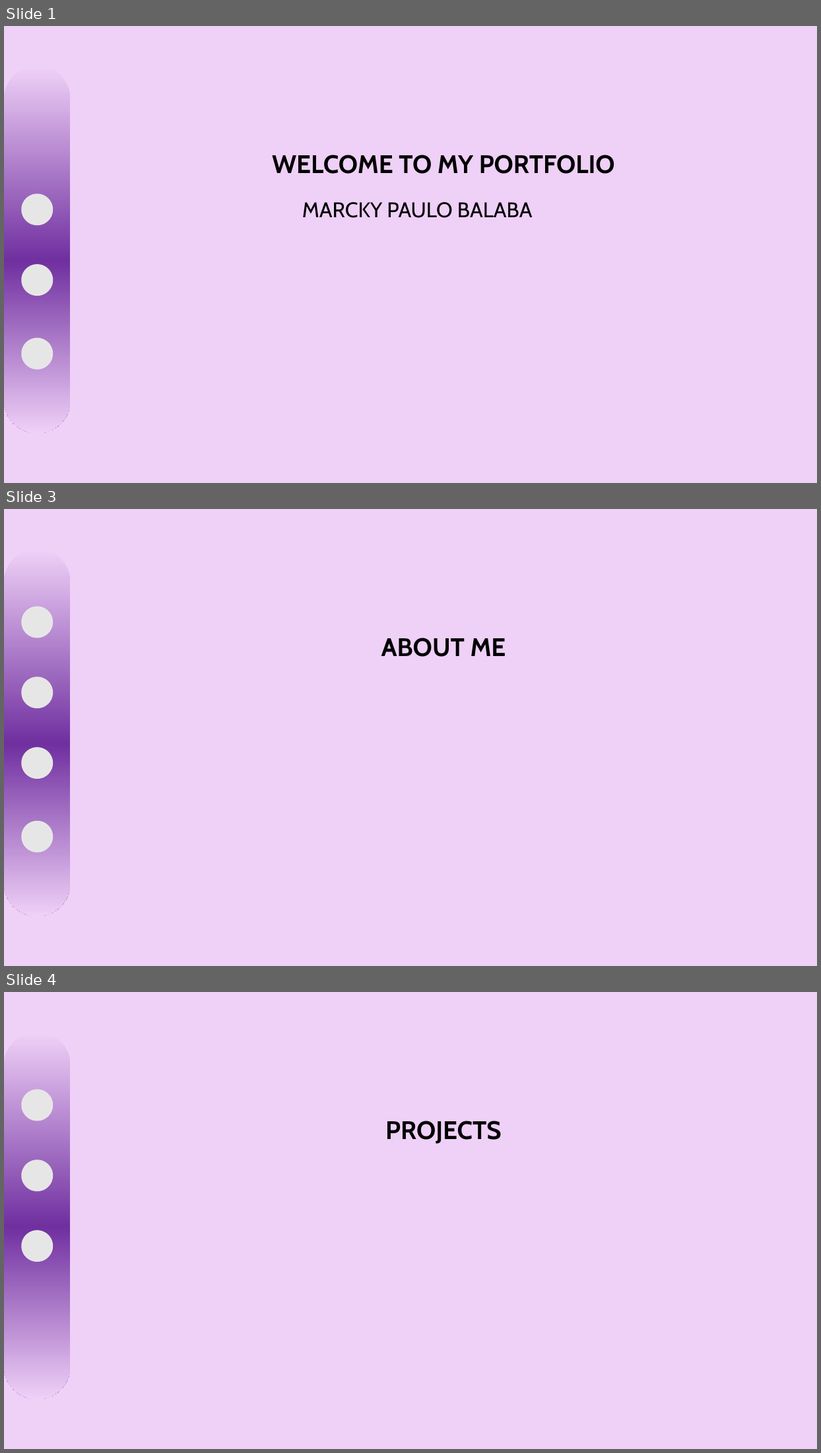
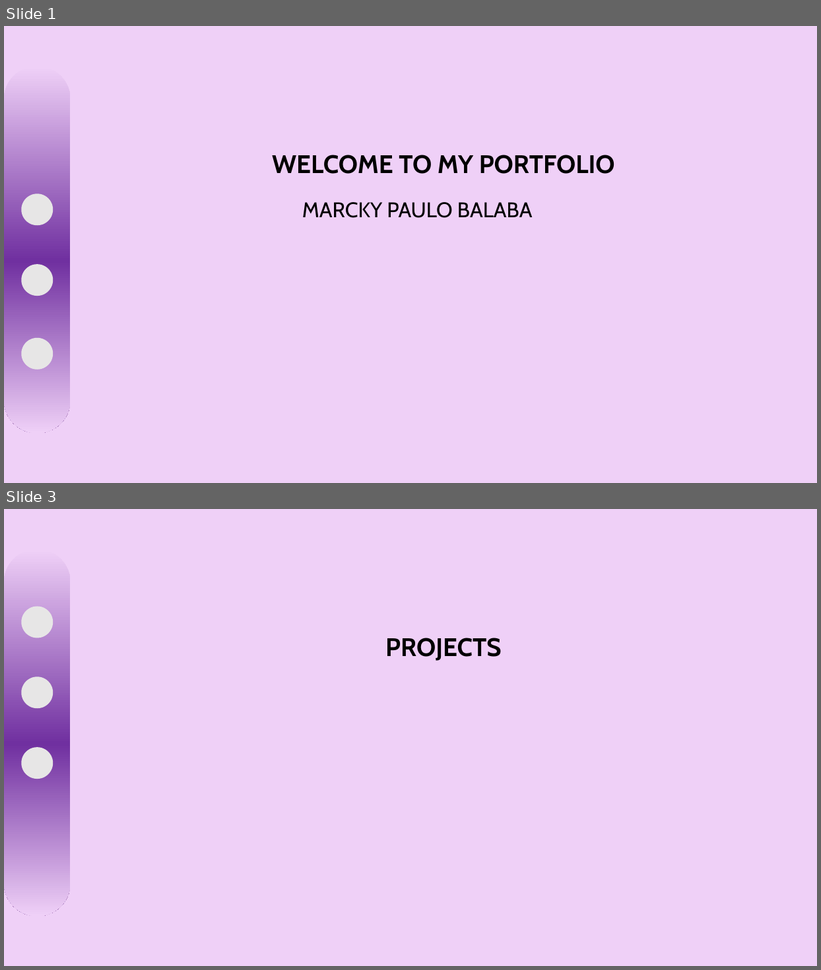
Before and after one commit to PauloMarcky/PORTFOLIO, a slide deck: LAYOUT_PORTFOLIO.pptx. Shown one above the other, each under a label of ours: slides 1, 3 and 4 before the commit, slides 1 and 3 after it; the slides between them are not shown. The pictures are 821x1453 and 821x970 pixels, drawn with LibreOffice and Linux fonts; fonts in the diff are those of the drawing. Boxes give left, top, right and bottom in pixels: in the first picture for what was removed or moved away, otherwise in the second. Text is boxed around its words. In the diff, an @@ line names an element or a change of style, - is before the commit and + after.

```diff
--- a/LAYOUT_PORTFOLIO.pptx
+++ b/LAYOUT_PORTFOLIO.pptx
@@ slide 3 removed at box(4, 509, 817, 966), background #EFD0F7 @@
@@ rounded rectangle removed at box(4, 549, 71, 916) @@
@@ ellipse removed at box(21, 607, 53, 638) @@
@@ text removed at box(382, 638, 506, 657) @@
-ABOUT ME
@@ ellipse removed at box(21, 677, 53, 708) @@
@@ ellipse removed at box(21, 747, 53, 779) @@
@@ ellipse removed at box(21, 821, 53, 853) @@
@@ what was slide 4 is now slide 3 @@
```
Also in this commit, not shown: 1 slide added, 1 other slide removed, 7 other files.
